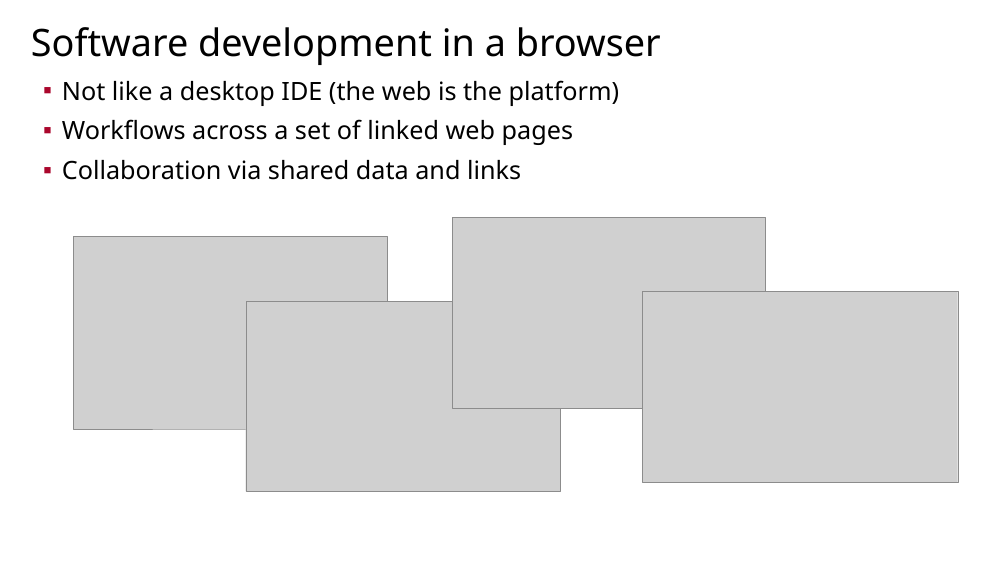
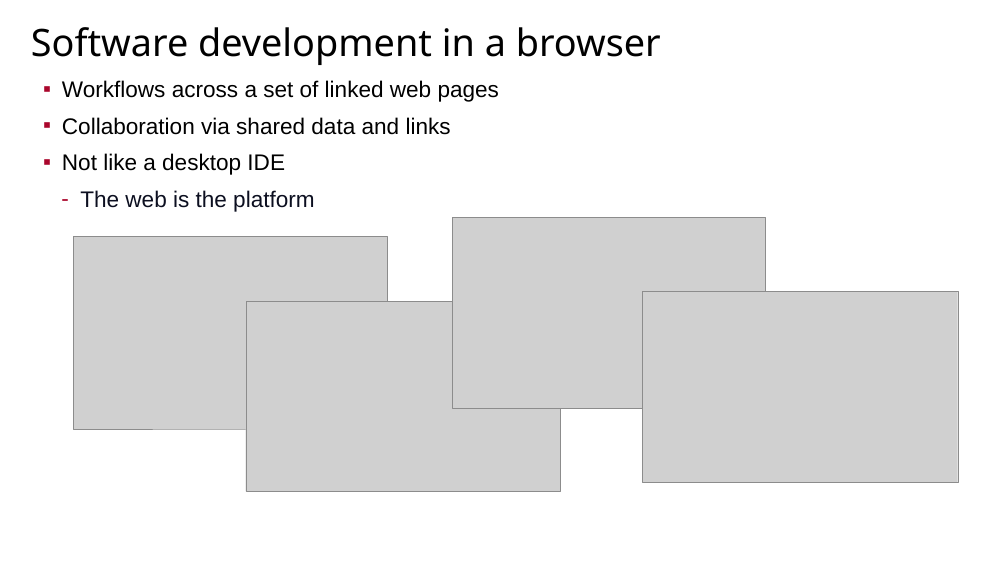
Before and after one commit to sfmccourt/oscon, a slide deck: slide 3 of osconorion.odp (slide 4 before the commit). Drawn at 1008x567 pixels with LibreOffice and Linux fonts; fonts in the diff are those of the drawing; grey boxes stand for pictures; background and template pictures are left out. Boxes give left, top, right and bottom in pixels: in the first picture for what was removed or moved away, otherwise in the second. Text is boxed around its words. In the diff, an @@ line names an element or a change of style, - is before the commit and + after.

```diff
--- a/osconorion.odp
+++ b/osconorion.odp
@@ text at [62,80,620,106]: paragraph removed @@
-▪ Not like a desktop IDE (the web is the platform)
@@ text at [62,80,500,135]: size 48 to 43 pt, font Noto Sans to Arial in "Workflows across a set of linked web ...", "Collaboration via shared data and links" @@
@@ text at [62,153,314,212]: paragraphs added @@
+▪ Not like a desktop IDE
+  – The web is the platform
```
Also in this commit, not shown: 8 other slides changed, 6 slides added, 1 slide removed.
